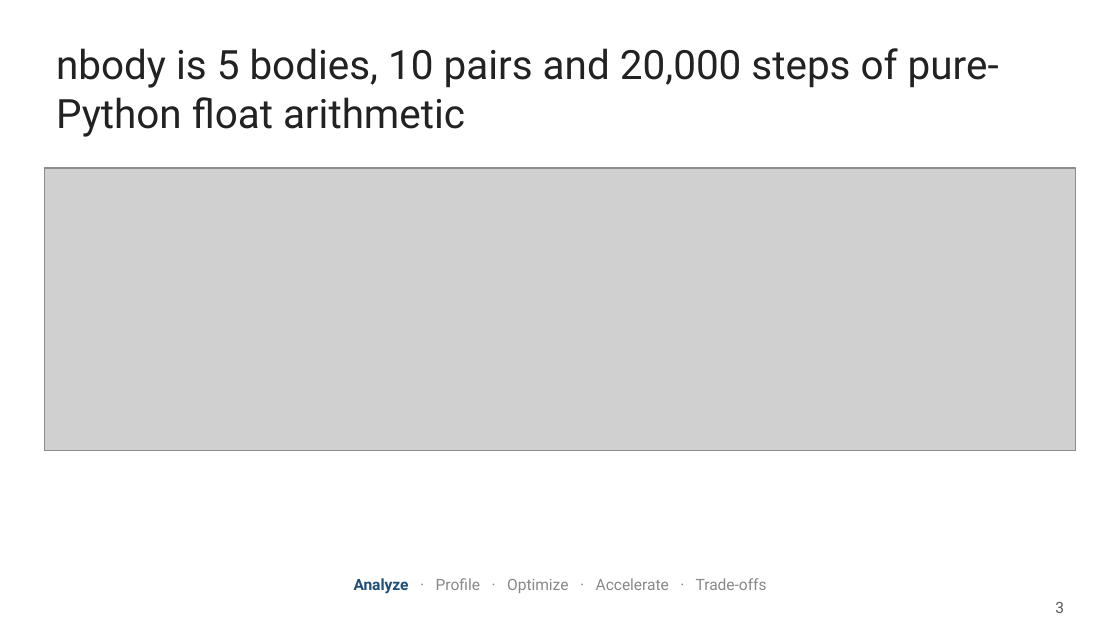
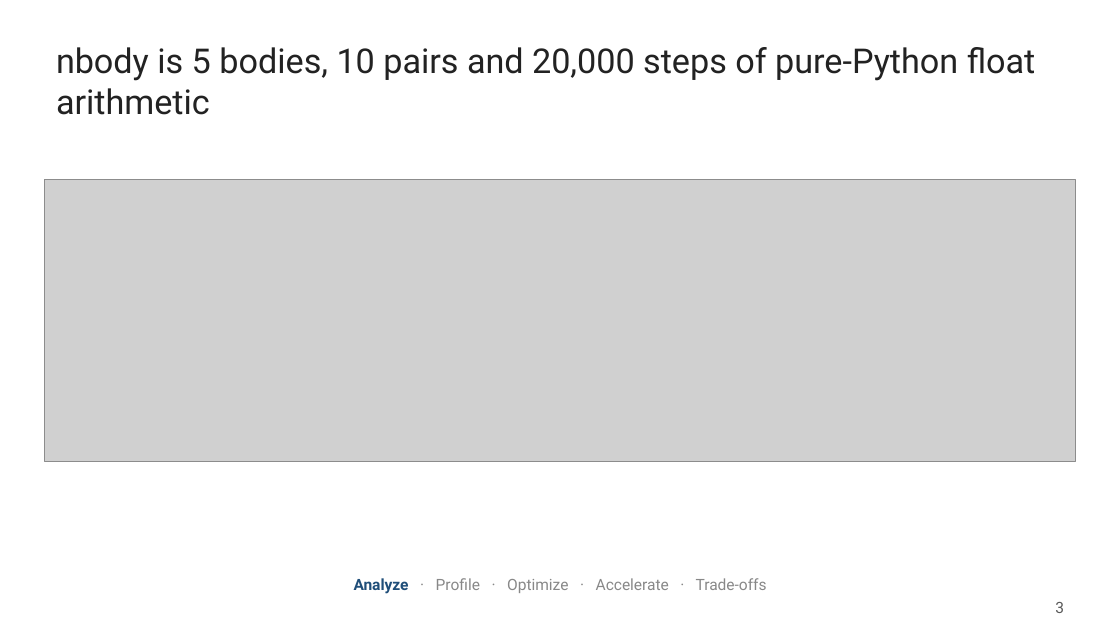
Before and after one commit to matanco64/HWSW_Project, a slide deck: slide 3 of presentation/verify/HWSW project — nbody & pyflate.pptx. Drawn at 1120x630 pixels with LibreOffice and Linux fonts; fonts in the diff are those of the drawing; grey boxes stand for pictures. Boxes give left, top, right and bottom in pixels: in the first picture for what was removed or moved away, otherwise in the second. Text is boxed around its words. In the diff, an @@ line names an element or a change of style, - is before the commit and + after.

```diff
--- a/presentation/verify/HWSW project — nbody & pyflate.pptx
+++ b/presentation/verify/HWSW project — nbody & pyflate.pptx
@@ title "nbody is 5 bodies, 10 ..." at [56,47,1036,115]: size 26 to 22 pt @@
@@ picture: place and size @@
-picture at [45,168,1075,450]
+picture at [45,179,1075,461]
```
Also in this commit, not shown: 3 other slides changed, 8 slides added, 19 other files.
